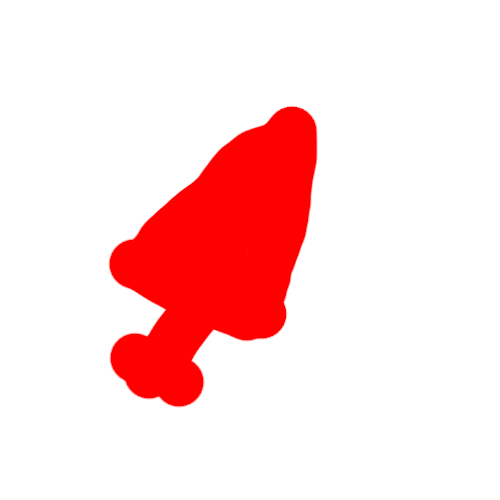
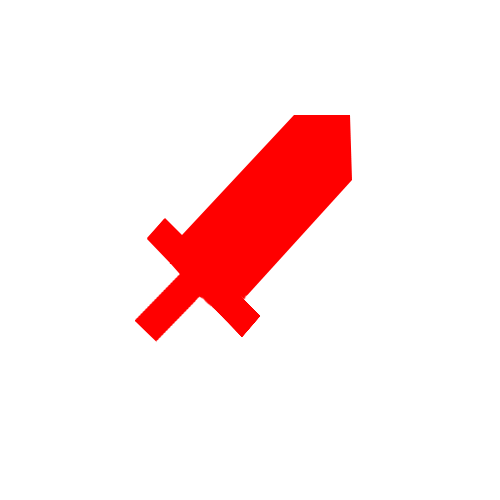
Layers edited between the first and the second (500, 500) image:
added layer "Calque 2" above "Calque" over (135, 115, 352, 408)
hid "Calque" over (108, 105, 318, 408)
painted on "Polygone 1" over (108, 105, 352, 408)
